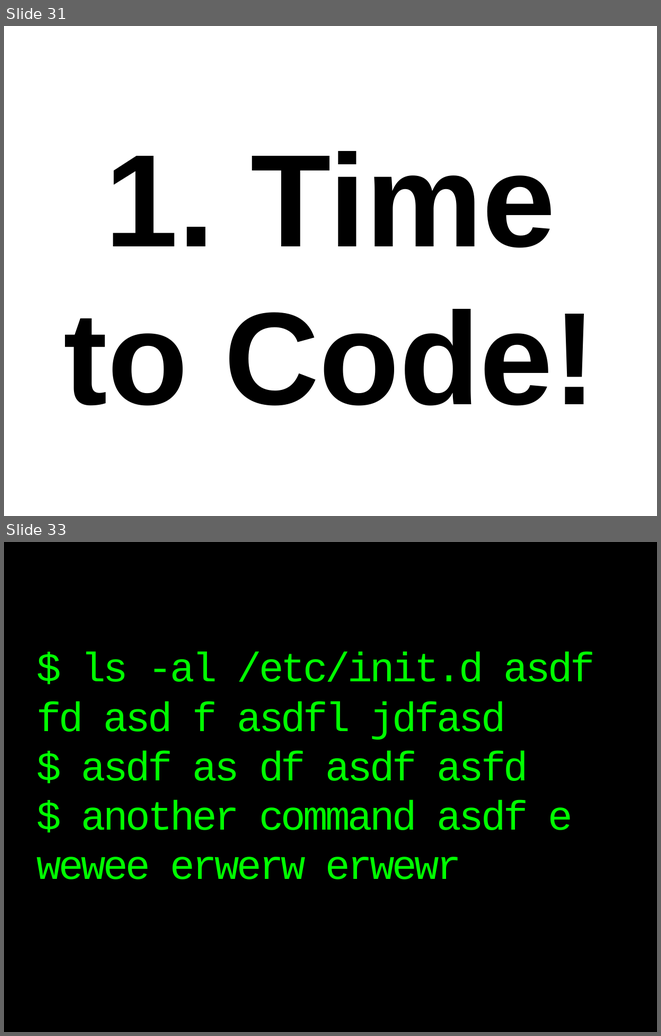
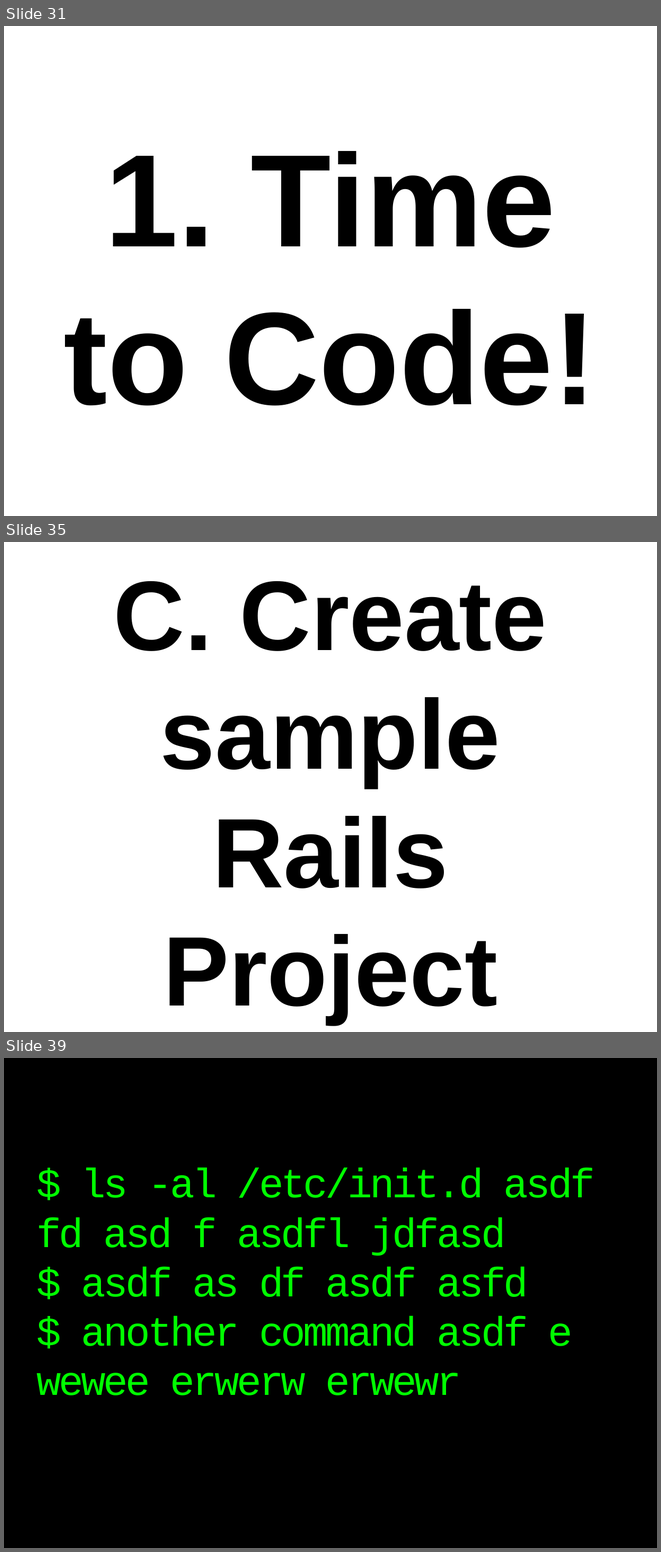
Before and after one commit to thewoolleyman/ci_for_the_rails_guy_or_gal, a slide deck: presentation/ci_for_the_web_2.0_guy_or_gal.odp. Shown one above the other, each under a label of ours: slides 31 and 33 before the commit, slides 31, 35 and 39 after it; the slides between them are not shown. The pictures are 661x1036 and 661x1552 pixels, drawn with LibreOffice and Linux fonts; fonts in the diff are those of the drawing. Boxes give left, top, right and bottom in pixels: in the first picture for what was removed or moved away, otherwise in the second. Text is boxed around its words. In the diff, an @@ line names an element or a change of style, - is before the commit and + after.

```diff
--- a/presentation/ci_for_the_web_2.0_guy_or_gal.odp
+++ b/presentation/ci_for_the_web_2.0_guy_or_gal.odp
@@ slide 35 added at [4, 542, 657, 1032], background #FFFFFF @@
@@ title added at [114, 581, 547, 1024], 120 pt, text #000000, bold @@
+C. Create sample Rails Project
@@ what was slide 33 is now slide 39 @@
```
Also in this commit, not shown: 1 slide changed, 6 other slides added, 1 slide removed, 1 other file.
